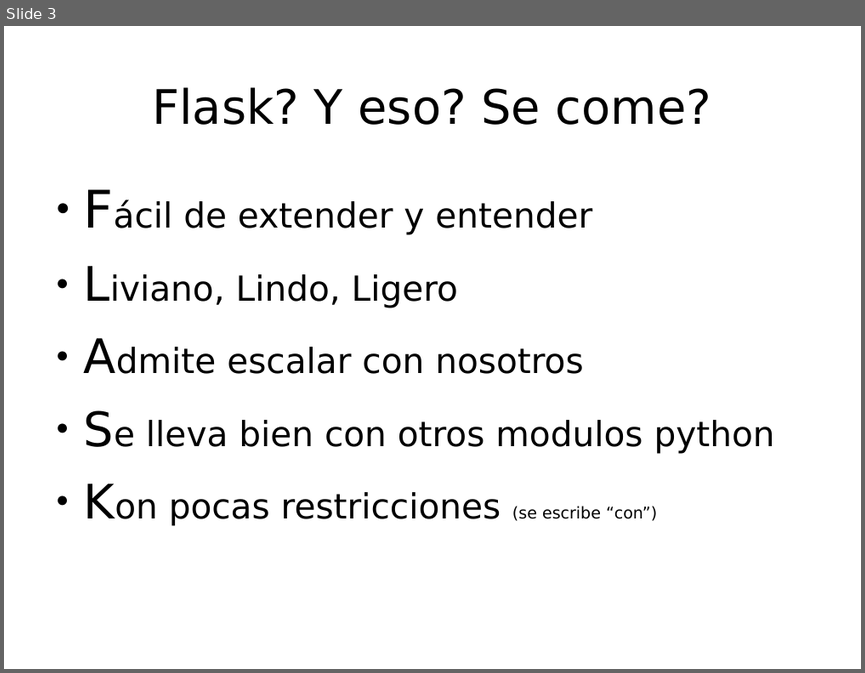
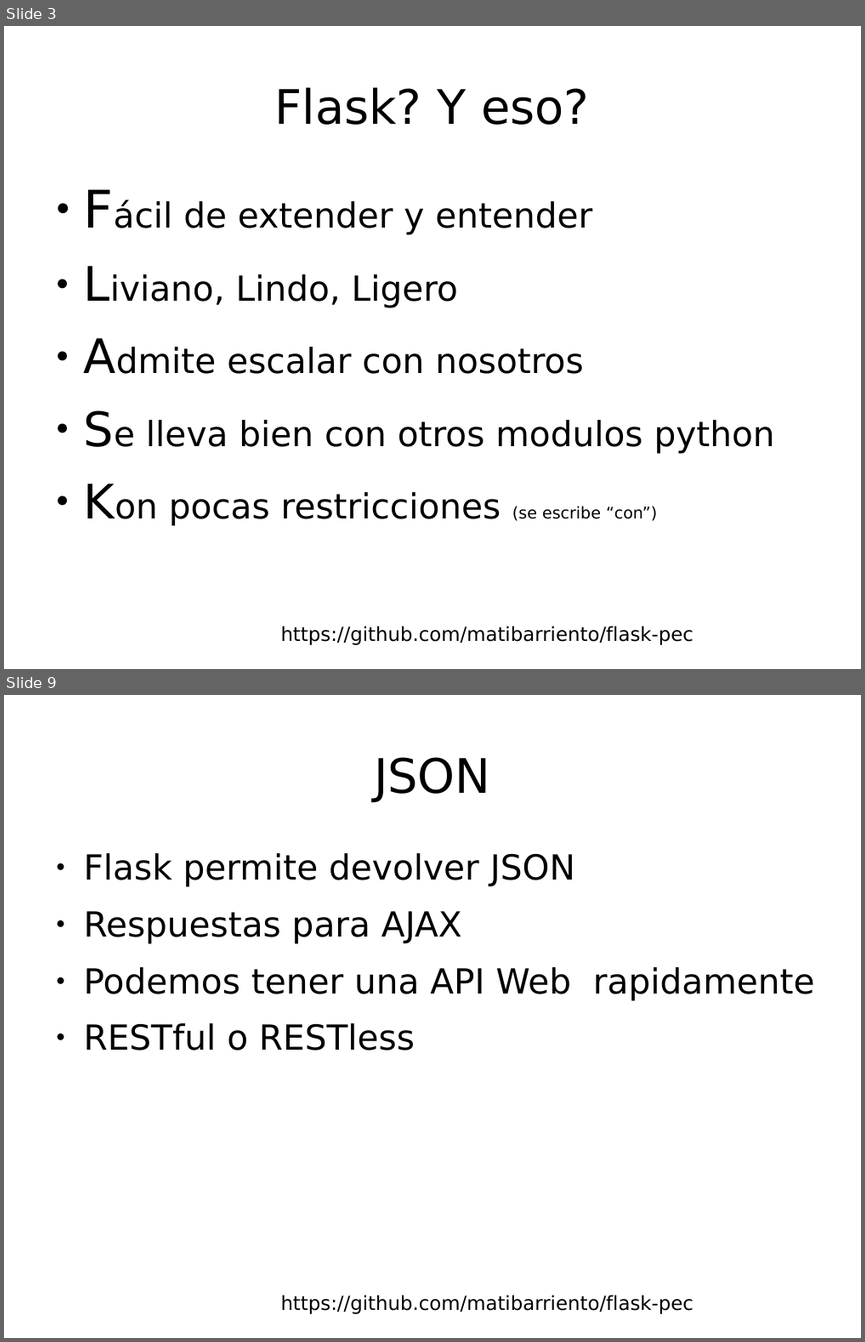
Before and after one commit to matibarriento/flask-pec, a slide deck: flaskpec.odp. Shown one above the other, each under a label of ours: slide 3 before the commit, slides 3 and 9 after it; the slides between them are not shown. The pictures are 865x673 and 865x1342 pixels, drawn with LibreOffice and Linux fonts; fonts in the diff are those of the drawing; background and template pictures are left out. Boxes give left, top, right and bottom in pixels: in the first picture for what was removed or moved away, otherwise in the second. Text is boxed around its words. In the diff, an @@ line names an element or a change of style, - is before the commit and + after.

```diff
--- a/flaskpec.odp
+++ b/flaskpec.odp
@@ slide 9 added at (4, 695, 861, 1338), background #FFFFFF; not listed: 1 template element that a slide beside it also shows @@
@@ title added at (374, 757, 491, 802), 44 pt, text #000000 @@
+JSON
@@ text added at (84, 853, 815, 1050), 32 pt, text #000000 @@
+● Flask permite devolver JSON
+● Respuestas para AJAX
+● Podemos tener una API Web rapidamente
+● RESTful o RESTless
@@ slide 3 changed as well @@
@@ title at (275, 87, 589, 125): text changed @@
-Flask? Y eso? Se come?
+Flask? Y eso?
@@ text added at (281, 625, 693, 645), 18 pt, text #000000 @@
+https://github.com/matibarriento/flask-pec
```
Also in this commit, not shown: 2 other slides changed, 12 other slides added, 1 slide removed.
